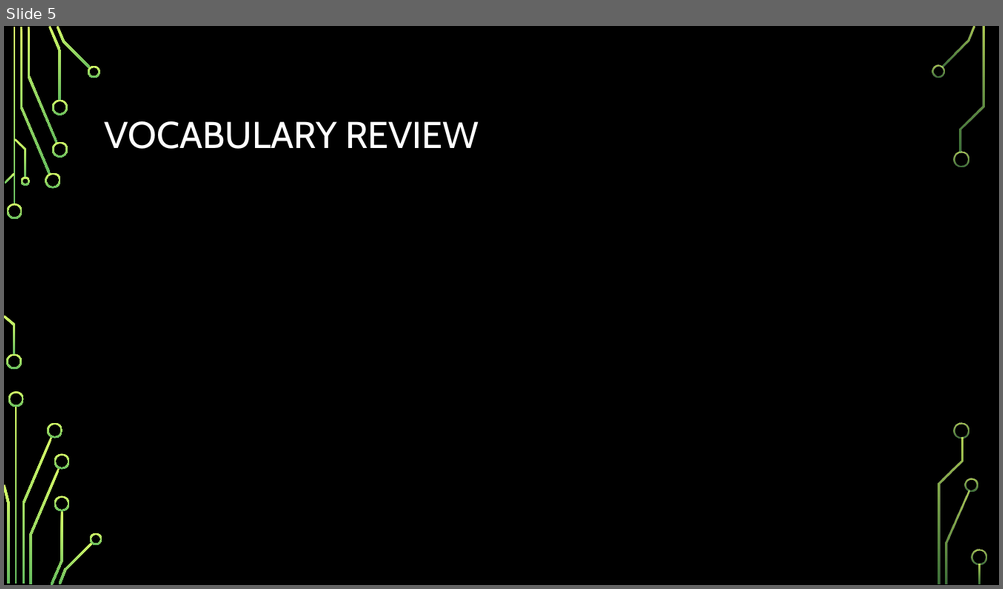
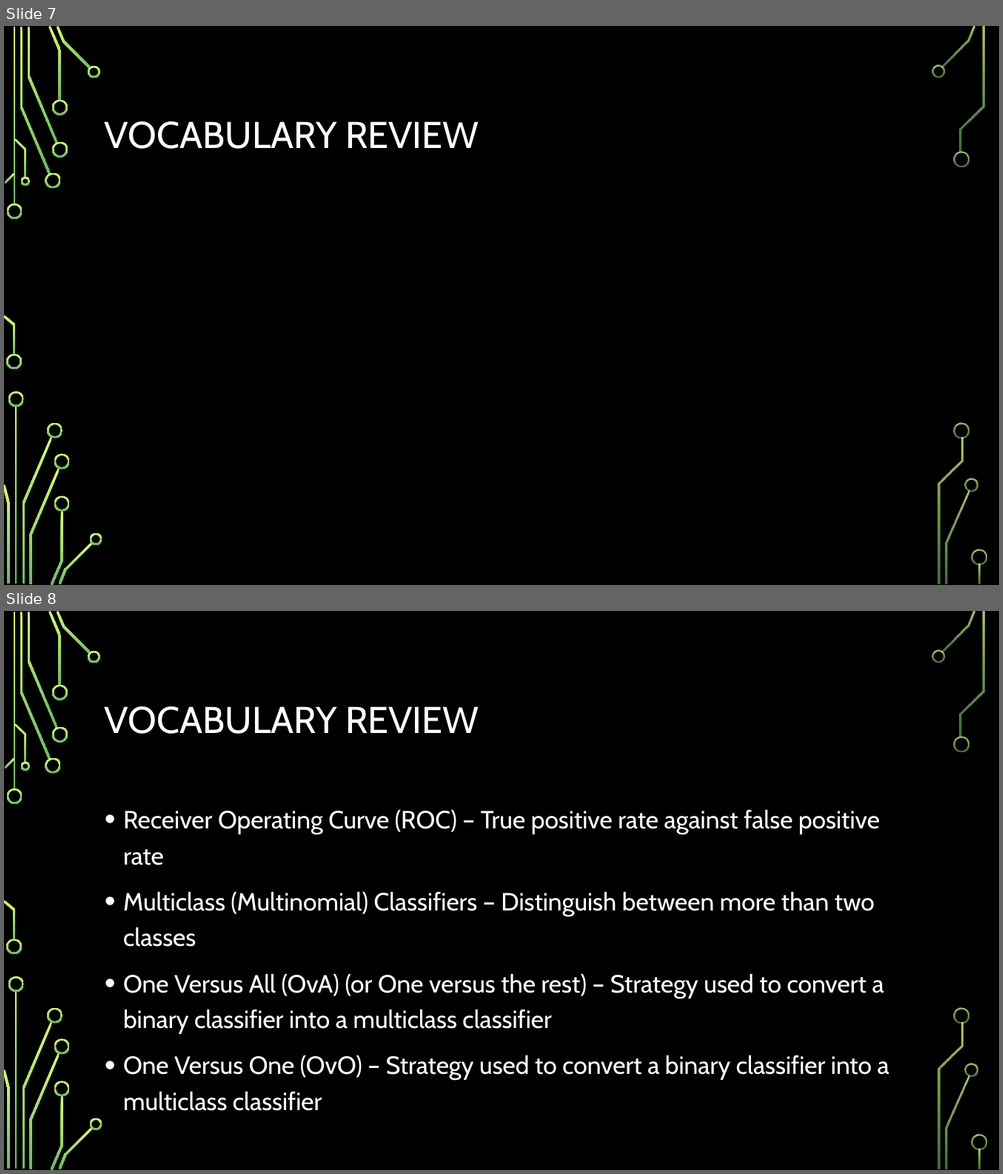
Before and after one commit to astidham2003/ml-study-group, a slide deck: chapter_3/chapter_3.pptx. Shown one above the other, each under a label of ours: slide 5 before the commit, slides 7 and 8 after it. The pictures are 1003x589 and 1003x1174 pixels, drawn with LibreOffice and Linux fonts; fonts in the diff are those of the drawing; grey boxes stand for pictures; background and template pictures are left out. Boxes give left, top, right and bottom in pixels: in the first picture for what was removed or moved away, otherwise in the second. Text is boxed around its words. In the diff, an @@ line names an element or a change of style, - is before the commit and + after.

```diff
--- a/chapter_3/chapter_3.pptx
+++ b/chapter_3/chapter_3.pptx
@@ slide 8 added at <box>4,611,999,1170</box>, background picture (left out); not listed: 36 template elements that a slide beside it also shows @@
@@ title added at <box>105,706,478,734</box>, 36 pt, text #FFFFFF @@
+VOCABULARY REVIEW
@@ text added at <box>123,809,889,1081</box>, 24 pt, text #FFFFFF @@
+• Receiver Operating Curve (ROC) – True positive rate against false positive rate
+• Multiclass (Multinomial) Classifiers – Distinguish between more than two classes
+• One Versus All (OvA) (or One versus the rest) – Strategy used to convert a binary classifier into a multiclass classifier
+• One Versus One (OvO) – Strategy used to convert a binary classifier into a multiclass classifier
@@ what was slide 5 is now slide 7 @@
```
Also in this commit, not shown: 1 slide changed, 3 other slides added.
